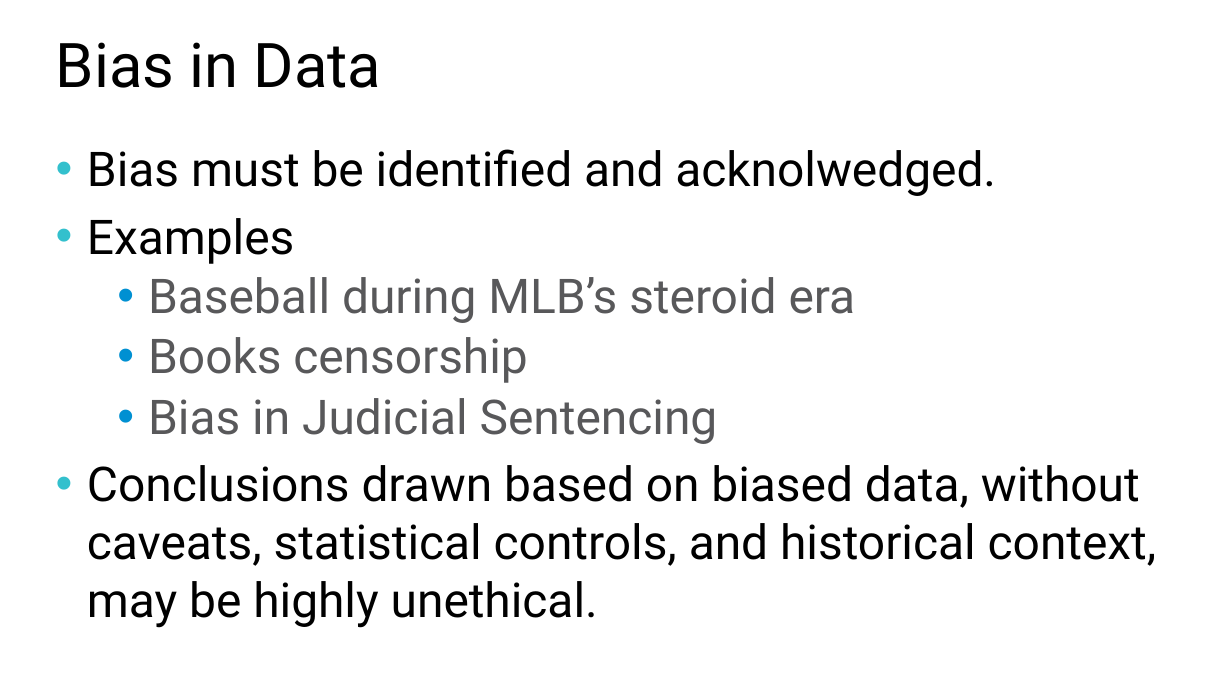
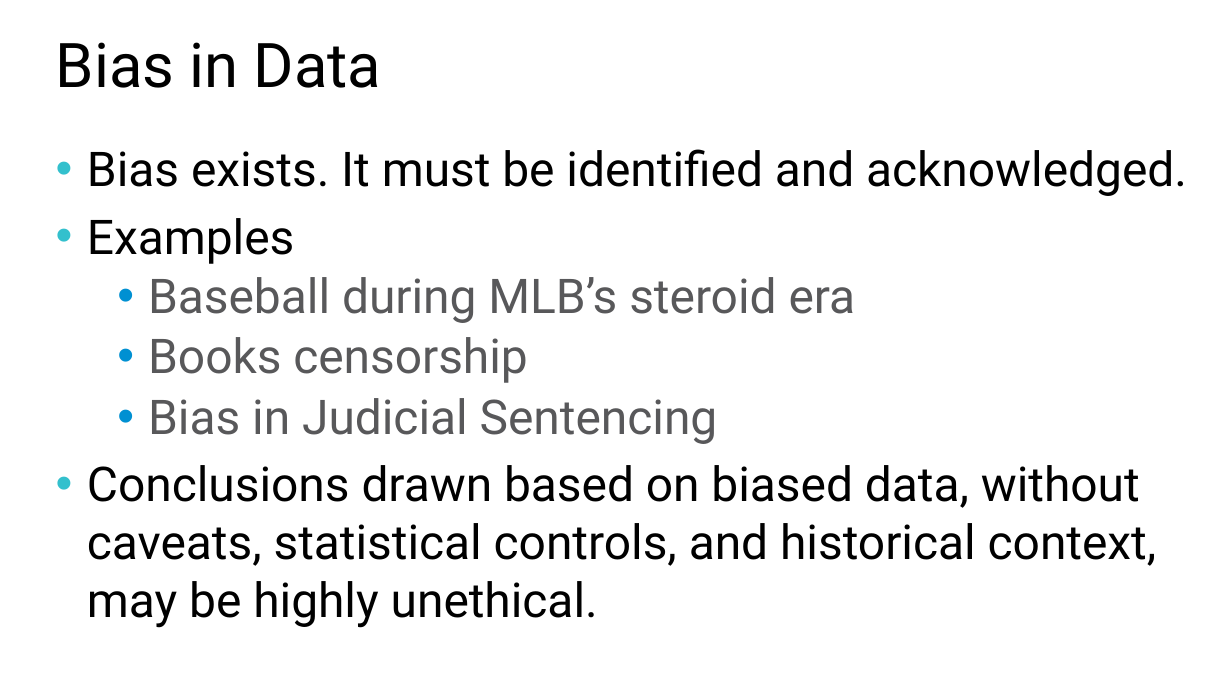
Before and after one commit to williamadba/Public-Presentations, a slide deck: slide 5 of SQLSat Baton Rouge BI 2020/Ethics in Modern Data.pptx. Drawn at 1232x693 pixels with LibreOffice and Linux fonts; fonts in the diff are those of the drawing. Boxes give left, top, right and bottom in pixels: in the first picture for what was removed or moved away, otherwise in the second. Text is boxed around its words. In the diff, an @@ line names an element or a change of style, - is before the commit and + after.

```diff
--- a/SQLSat Baton Rouge BI 2020/Ethics in Modern Data.pptx
+++ b/SQLSat Baton Rouge BI 2020/Ethics in Modern Data.pptx
@@ text at bbox=[87, 149, 1187, 196]: text changed @@
-• Bias must be identified and acknolwedged.
+• Bias exists. It must be identified and acknowledged.
```
